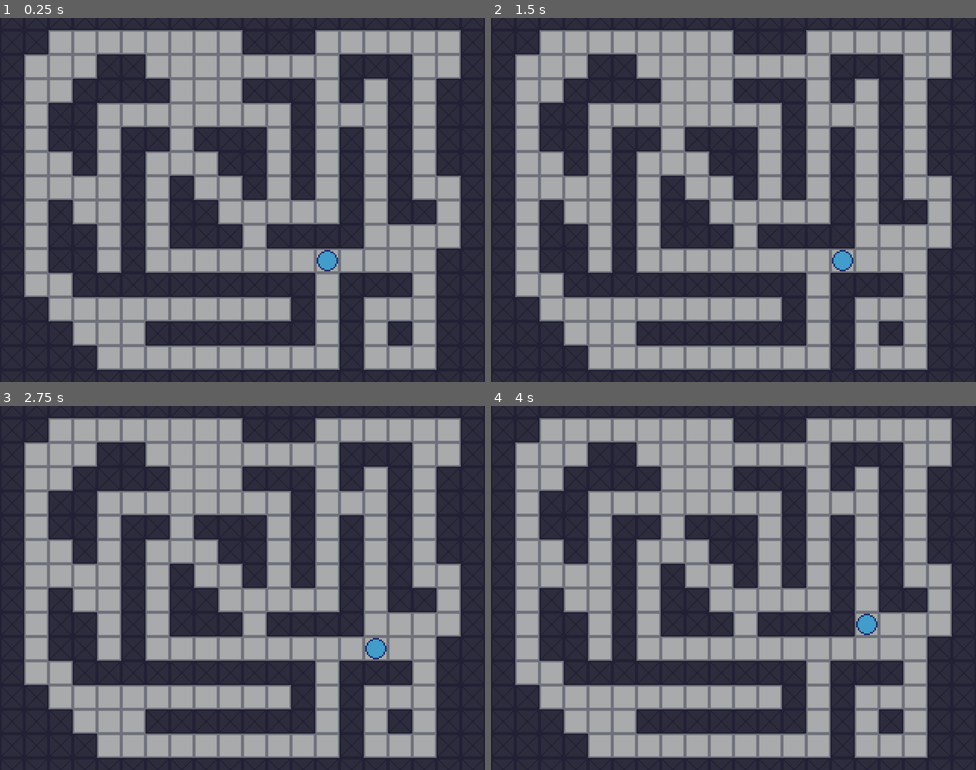
Above: before the commit, frames 1-4 (two rows, left to right).
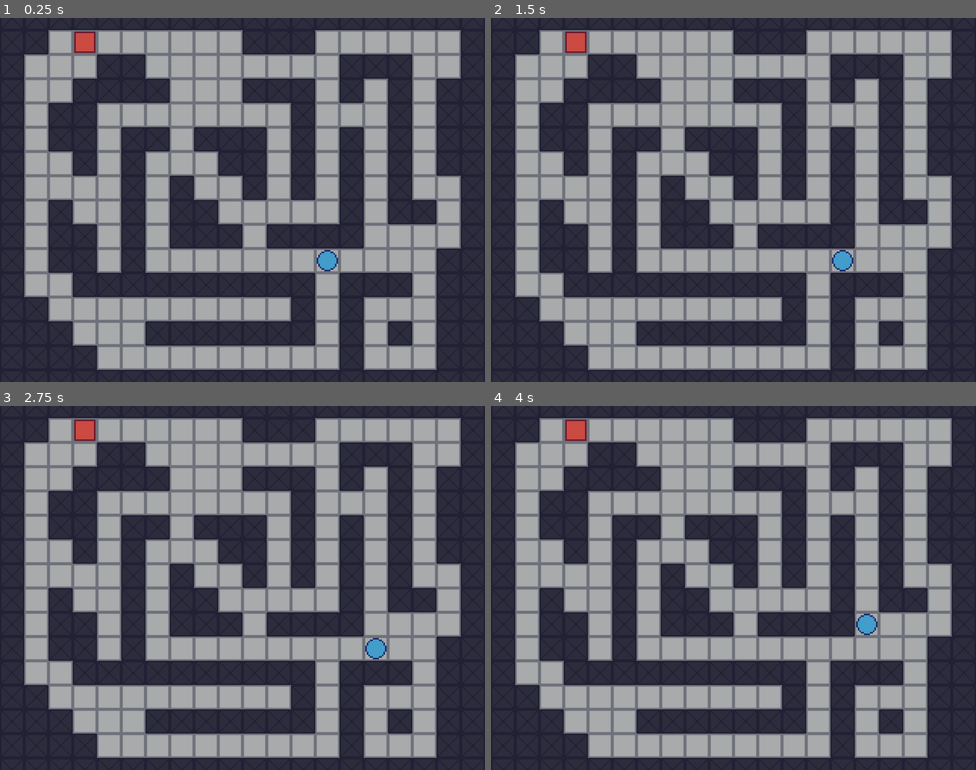
Above: after the commit, the same moments.

Repository: dungeonthegoat/A-Maze-Game
Game: Godot game, scene res://main.tscn
Two runs of this game, one before a commit and one after it. Both use one fixed random seed, a clock stepped at 60 frames per second and the inputs below.
Inputs:
- Up to frame 1 (0.25 s): no input
- Up to frame 2 (1.5 s): tap Enter at 0.5 s; hold D (right) 0.53-1.28 s; tap Space at 1.25 s; hold S (down) from 1.28 s (still down)
- Up to frame 3 (2.75 s): tap Enter at 2 s; release S (down) at 2.03 s; hold D (right) from 2.03 s (still down)
- Up to frame 4 (4 s): tap Space at 2.75 s; release D (right) at 2.78 s; hold W (up) 2.78-3.53 s; tap Enter at 3.5 s; hold A (left) from 3.53 s (still down)

The runs differ from the first frame. In frame 1, 0.3% of the frame differs, in the area x 15-20%, y 3-10%; in frame 2, 0.3%; in frame 3, 0.3%; in frame 4, 0.3%.

Commit message:
Implemented the a-star algorithm

Diff:
--- /dev/null
+++ b/a_star_challenge_csci_4041/enemy.gd
@@ -0,0 +1,114 @@
+class_name Enemy
+extends Sprite2D
+
+class Cell:
+	var goal: Vector2i
+	var prev: Cell
+	var pos: Vector2i
+
+	var f_cost: float
+	var h_cost: float
+	var g_cost: float
+
+	func _init(new_goal: Vector2i, new_pos: Vector2i, new_prev_cell: Cell) -> void:
+		self.goal = new_goal
+		self.pos = new_pos
+		self.prev = new_prev_cell
+
+		if prev:
+			self.g_cost = prev.g_cost + 1.0
+		else:
+			self.g_cost = 0.0
+
+		self.h_cost = abs(pos.x - goal.x) + abs(pos.y - goal.y)
+		self.f_cost = self.g_cost + self.h_cost
+
+@export var tile_map: TileMapLayer
+@export var player: Player
+
+var grid_pos: Vector2i:
+	set(new):
+		grid_pos = new
+		_update_position(new)
+
+func _ready() -> void:
+	grid_pos = tile_map.local_to_map(global_position)
+	print(a_star(grid_pos, player.grid_pos))
+
+func _update_position(new_grid_pos: Vector2i) -> void:
+	global_position = tile_map.map_to_local(new_grid_pos)
+
+func get_neighbors(pos: Vector2i) -> Array[Vector2i]:
+	var neighbors: Array[Vector2i] = []
+	var dirs: Array[Vector2i] = [Vector2i.LEFT, Vector2i.RIGHT, Vector2i.UP, Vector2i.DOWN]
+
+	for dir in dirs:
+		if not is_cell_valid(pos + dir): continue
+		neighbors.append(pos + dir)
+
+	return neighbors
+
+func get_best_f_cost(cells: Array[Cell]) -> Cell:
+	var best_cell = null
+	var best_cost = INF
+
+	for cell in cells:
+		var f_cost: float = cell.f_cost
+		if f_cost < best_cost:
+			best_cell = cell
+			best_cost = f_cost
+
+	return best_cell
+
+func get_neighboring_cells(cell: Cell) -> Array[Cell]:
+	var neighbors: Array[Cell] = []
+
+	for pos in get_neighbors(cell.pos):
+		neighbors.append(Cell.new(cell.goal, pos, cell))
+
+	return neighbors
+
+func a_star(start: Vector2i, goal: Vector2i) -> Array[Vector2i]:
+	var open_cells: Array[Cell] = [Cell.new(goal, start, null)]
+	var closed_positions: Dictionary = {}
+	var current: Cell
+
+	while not open_cells.is_empty():
+		current = get_best_f_cost(open_cells)
+		if current.pos == goal: # Reached the end
+			return _reconstruct_path(current)
+
+		open_cells.erase(current)
+		closed_positions[current.pos] = true
+
+		for neighbor: Cell in get_neighboring_cells(current):
+			if closed_positions.has(neighbor.pos): continue
+
+			var is_open: bool = false
+			for cell in open_cells:
+				if cell.pos == neighbor.pos:
+					is_open = true
+					# Here, we check if the same position is already occupied in the set,
+					# and if there exists a better path, use that one instead
+					if neighbor.g_cost < cell.g_cost:
+						open_cells.erase(cell)
+						open_cells.append(neighbor)
+
+			if not is_open:
+				open_cells.append(neighbor)
+
+	return []
+
+func _reconstruct_path(cell: Cell) -> Array[Vector2i]:
+	var path: Array[Vector2i] = []
+	var current: Cell = cell
+
+	while current != null:
+		path.append(current.pos)
+		current = current.prev
+
+	path.reverse()
+	return path
+
+func is_cell_valid(coords: Vector2i) -> bool:
+	return tile_map.get_cell_atlas_coords(coords) == Vector2i.ZERO
--- a/a_star_challenge_csci_4041/main.tscn
+++ b/a_star_challenge_csci_4041/main.tscn
@@ -3,6 +3,7 @@
 [ext_resource type="Script" uid="uid://cusotysjucmfr" path="res://main.gd" id="1_0xm2m"]
 [ext_resource type="Texture2D" uid="uid://cfsk3owhpu6f0" path="res://sprites/game_sprites.png" id="1_ig7tw"]
 [ext_resource type="Script" uid="uid://bmucmcsls844w" path="res://player.gd" id="3_h2yge"]
+[ext_resource type="Script" uid="uid://b02np4obs8wwj" path="res://enemy.gd" id="4_1bvp3"]
 
 [sub_resource type="TileSetAtlasSource" id="TileSetAtlasSource_0xm2m"]
 texture = ExtResource("1_ig7tw")
@@ -15,6 +16,10 @@
 [sub_resource type="AtlasTexture" id="AtlasTexture_0xm2m"]
 atlas = ExtResource("1_ig7tw")
 region = Rect2(16, 16, 16, 16)
+
+[sub_resource type="AtlasTexture" id="AtlasTexture_1bvp3"]
+atlas = ExtResource("1_ig7tw")
+region = Rect2(0, 16, 16, 16)
 
 [node name="Main" type="Node2D" unique_id=1050225579]
 script = ExtResource("1_0xm2m")
@@ -30,3 +35,10 @@
 texture = SubResource("AtlasTexture_0xm2m")
 script = ExtResource("3_h2yge")
 tile_map = NodePath("../TileMapLayer")
+
+[node name="Enemy" type="Sprite2D" parent="." unique_id=1645172499 node_paths=PackedStringArray("tile_map", "player")]
+position = Vector2(-103, -104)
+texture = SubResource("AtlasTexture_1bvp3")
+script = ExtResource("4_1bvp3")
+tile_map = NodePath("../TileMapLayer")
+player = NodePath("../Player")
--- a/a_star_challenge_csci_4041/player.gd
+++ b/a_star_challenge_csci_4041/player.gd
@@ -10,7 +10,6 @@
 
 func _ready() -> void:
 	grid_pos = tile_map.local_to_map(global_position)
-	print(grid_pos)
 
 func _unhandled_input(event: InputEvent) -> void:
 	if event.is_action_pressed("left"): attempt_move(Vector2i.LEFT)
Not shown, added: a_star_challenge_csci_4041/enemy.gd.uid
